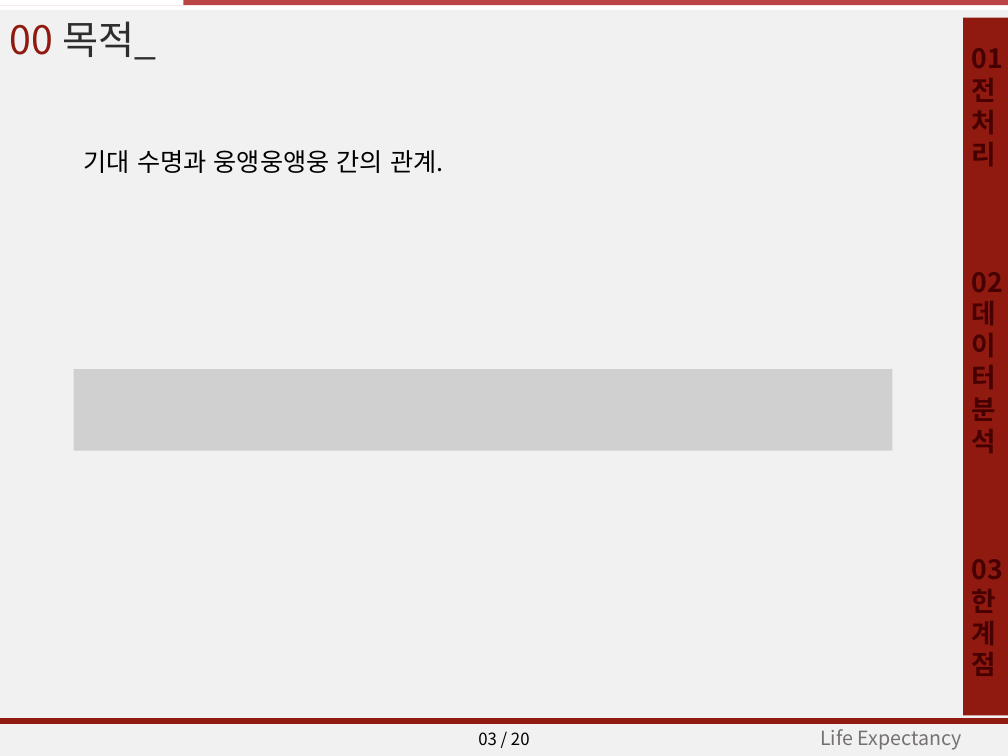
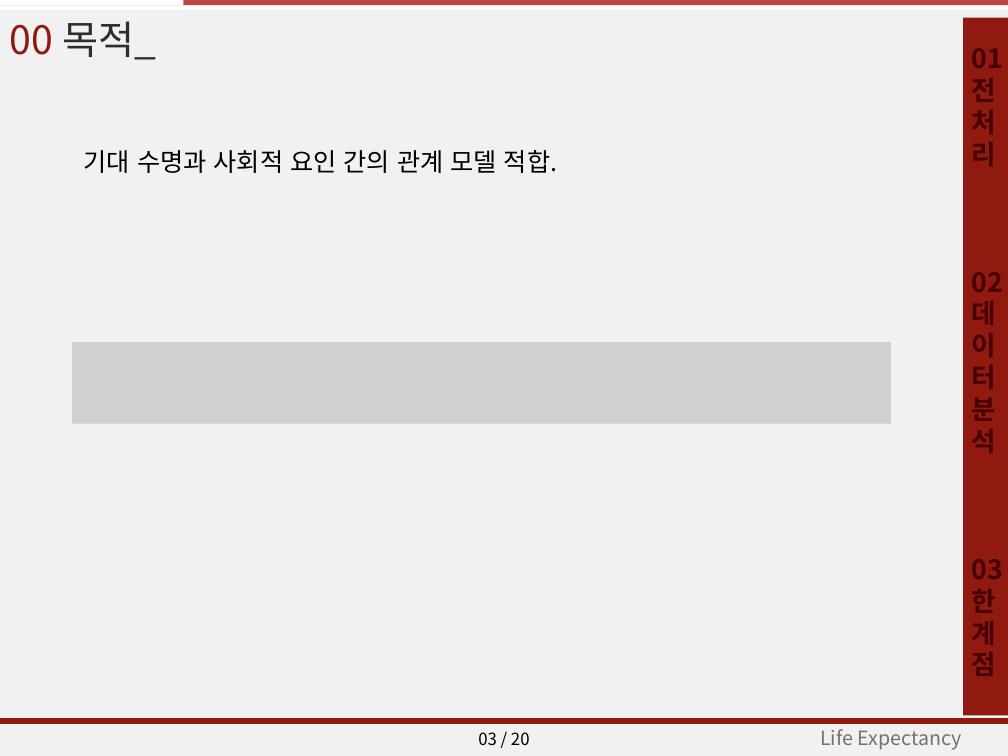
Before and after one commit to JE-Sim/new_bigdata_set, a slide deck: slide 3 of 회귀분석.pptx. Drawn at 1008x756 pixels with LibreOffice and Linux fonts; fonts in the diff are those of the drawing; grey boxes stand for pictures. Boxes give left, top, right and bottom in pixels: in the first picture for what was removed or moved away, otherwise in the second. Text is boxed around its words. In the diff, an @@ line names an element or a change of style, - is before the commit and + after.

```diff
--- a/회귀분석.pptx
+++ b/회귀분석.pptx
@@ text at bbox=[84, 150, 557, 173]: text changed @@
-기대 수명과 웅앵웅앵웅 간의 관계.
+기대 수명과 사회적 요인 간의 관계 모델 적합.
@@ picture: place and size @@
-picture at bbox=[74, 369, 892, 451]
+picture at bbox=[73, 342, 891, 423]
```
Also in this commit, not shown: 1 other slide changed.
